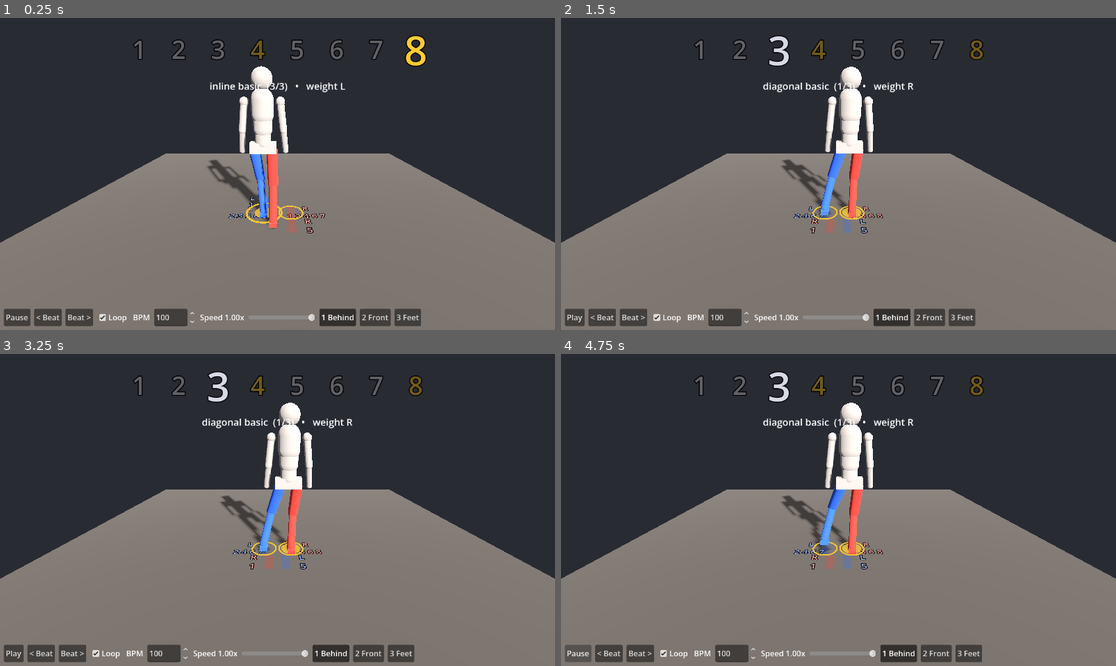
Above: before the commit, frames 1-4 (two rows, left to right).
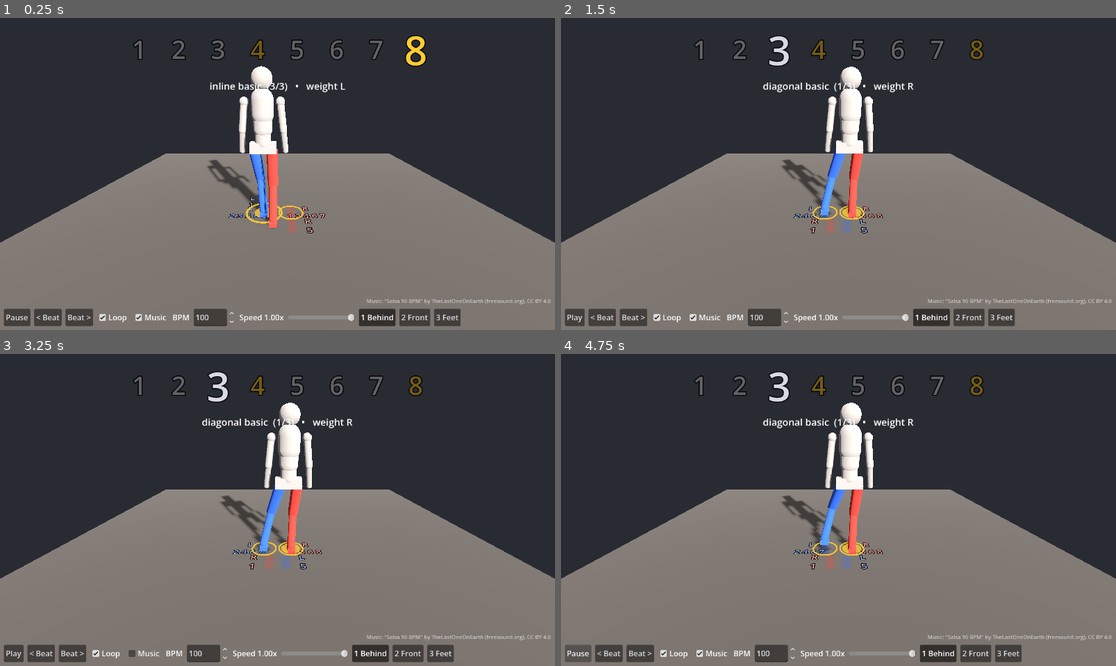
Above: after the commit, the same moments.

Repository: MarAvFe/ensenalsa
Game: Godot game, scene res://scenes/main.tscn
Two runs of this game, one before a commit and one after it. Both use one fixed random seed, a clock stepped at 60 frames per second and the inputs below.
Inputs (mouse positions are in pixels of both pictures, inside the frame that each line leads up to):
- Up to frame 1 (0.25 s): no input
- Up to frame 2 (1.5 s): click (710, 317) at 0.5 s, where only the run after the commit has a clickable "Music"; tap Enter at 1.25 s; hold Right from 1.28 s (still down); tap M at 1.35 s
- Up to frame 3 (3.25 s): tap Space at 1.52 s; release Right at 2 s; click "< Beat" at 2 s; click (144, 653) at 2.75 s, where only the run after the commit has a clickable "Music"
- Up to frame 4 (4.75 s): click "Play" at 3.5 s; hold Left from 4.28 s (still down); tap M at 4.35 s; tap Space at 4.52 s

The runs differ from the first frame. In frame 1, 2.0% of the frame differs, in the area x 24-100%, y 90-99%; in frame 2, 2.0%; in frame 3, 2.0%, in the area x 22-100%, y 90-99%; in frame 4, 2.0%.

Commit message:
Music (CC BY 4.0, time-stretched, dance clock follows audio), README, MIT licence
Co-Authored-By: Claude Opus 5.5 <noreply@anthropic.com>

Diff:
--- a/data/routine.json
+++ b/data/routine.json
@@ -9,7 +9,11 @@
     "pelvis_height": 0.93,
     "pelvis_over_foot": 0.85,
     "pelvis_dip": 0.03,
-    "bpm": 100
+    "bpm": 100,
+    "music": "res://assets/salsa_90bpm.mp3",
+    "music_bpm": 90,
+    "music_beats": 16,
+    "music_offset": 0.0
   },
   "routine": ["diagonal_basic", "diagonal_basic", "inline_basic"],
   "basics": {
--- a/scripts/main.gd
+++ b/scripts/main.gd
@@ -20,6 +20,9 @@
 var prints_block := -1
 var weight_disc: MeshInstance3D
 var cams: Array[Camera3D] = []
+var music := AudioStreamPlayer.new()
+var music_on := true
+var stretch := AudioEffectPitchShift.new()
 
 
 func _ready() -> void:
@@ -38,6 +41,13 @@
 		cams.append(cam)
 	_build_ui()
 	set_camera(0)
+	var stream: AudioStreamMP3 = load(ch.p.music)
+	stream.loop = true
+	stream.bpm = ch.p.music_bpm
+	stream.beat_count = int(ch.p.music_beats) # loop on the beat grid, not the mp3's padded end
+	music.stream = stream
+	add_child(music)
+	AudioServer.add_bus_effect(0, stretch)
 	weight_disc = _flat(CylinderMesh.new(), GOLD, 0.8)
 	weight_disc.mesh.top_radius = 0.13
 	weight_disc.mesh.bottom_radius = 0.13
@@ -56,6 +66,30 @@
 	dancer.apply(pose.feet, pose.pitch, pose.w_r, ch.p.pelvis_over_foot, ch.p.pelvis_height, pose.dip)
 	ui.play.text = "Pause" if playing else "Play"
 	_update_markers(pose)
+	_sync_music()
+
+
+## Music follows the dance clock: count 1 of the routine = music beat 0. Tempo is
+## time-stretched to bpm*speed with pitch kept by the PitchShift effect.
+func _sync_music() -> void:
+	if not (playing and music_on):
+		music.stream_paused = true
+		return
+	var rate: float = bpm * speed / ch.p.music_bpm
+	music.pitch_scale = rate
+	stretch.pitch_scale = 1.0 / rate
+	var beats: float = ch.p.music_beats
+	var want: float = fposmod(t, beats) * 60.0 / ch.p.music_bpm + ch.p.music_offset
+	var length: float = beats * 60.0 / ch.p.music_bpm
+	if not music.playing:
+		music.play(want)
+	music.stream_paused = false
+	var heard := music.get_playback_position() + (AudioServer.get_time_since_last_mix() - AudioServer.get_output_latency()) * rate
+	var err := wrapf(heard - want, -length / 2.0, length / 2.0)
+	if absf(err) > 0.25:
+		music.seek(want) # after a jump (beat step, resume): realign the audio once
+	else:
+		t += err * ch.p.music_bpm / 60.0 * 0.05 # otherwise ease the dance clock onto the audio, no audible seeks
 
 
 ## Floor position (Godot) of the footprint for a dancer-frame foot position.
@@ -170,6 +204,7 @@
 		KEY_RIGHT: step_beat(1)
 		KEY_LEFT: step_beat(-1)
 		KEY_1, KEY_2, KEY_3: set_camera(e.keycode - KEY_1)
+		KEY_M: ui.music.button_pressed = not music_on
 
 
 func _build_ui() -> void:
@@ -202,6 +237,11 @@
 	ui.info = _label(top, "")
 	ui.info.horizontal_alignment = HORIZONTAL_ALIGNMENT_CENTER
 	ui.info.add_theme_font_size_override("font_size", 20)
+	var credit := _label(layer, "Music: \"Salsa 90 BPM\" by TheLastOneOnEarth (freesound.org), CC BY 4.0")
+	credit.add_theme_font_size_override("font_size", 11)
+	credit.modulate.a = 0.6
+	credit.set_anchors_and_offsets_preset(Control.PRESET_BOTTOM_RIGHT, Control.PRESET_MODE_MINSIZE, 8)
+	credit.position.y -= 44 # sit above the control bar
 
 	ui.play = _button(bar, "Pause", func(): playing = not playing)
 	_button(bar, "< Beat", step_beat.bind(-1))
@@ -212,6 +252,13 @@
 	loop.toggled.connect(func(on): looping = on)
 	loop.focus_mode = Control.FOCUS_NONE
 	bar.add_child(loop)
+
+	ui.music = CheckBox.new()
+	ui.music.text = "Music"
+	ui.music.button_pressed = music_on
+	ui.music.toggled.connect(func(on): music_on = on)
+	ui.music.focus_mode = Control.FOCUS_NONE
+	bar.add_child(ui.music)
 
 	_label(bar, "BPM")
 	var bpm_box := SpinBox.new()
@@ -251,7 +298,7 @@
 	return b
 
 
-func _label(parent: Control, text: String) -> Label:
+func _label(parent: Node, text: String) -> Label:
 	var l := Label.new()
 	l.text = text
 	parent.add_child(l)
Not shown, added: assets/salsa_90bpm.mp3.import
Not shown, added: LICENSE
Not shown, added: README.md
Not shown, added: assets/salsa_90bpm.mp3
